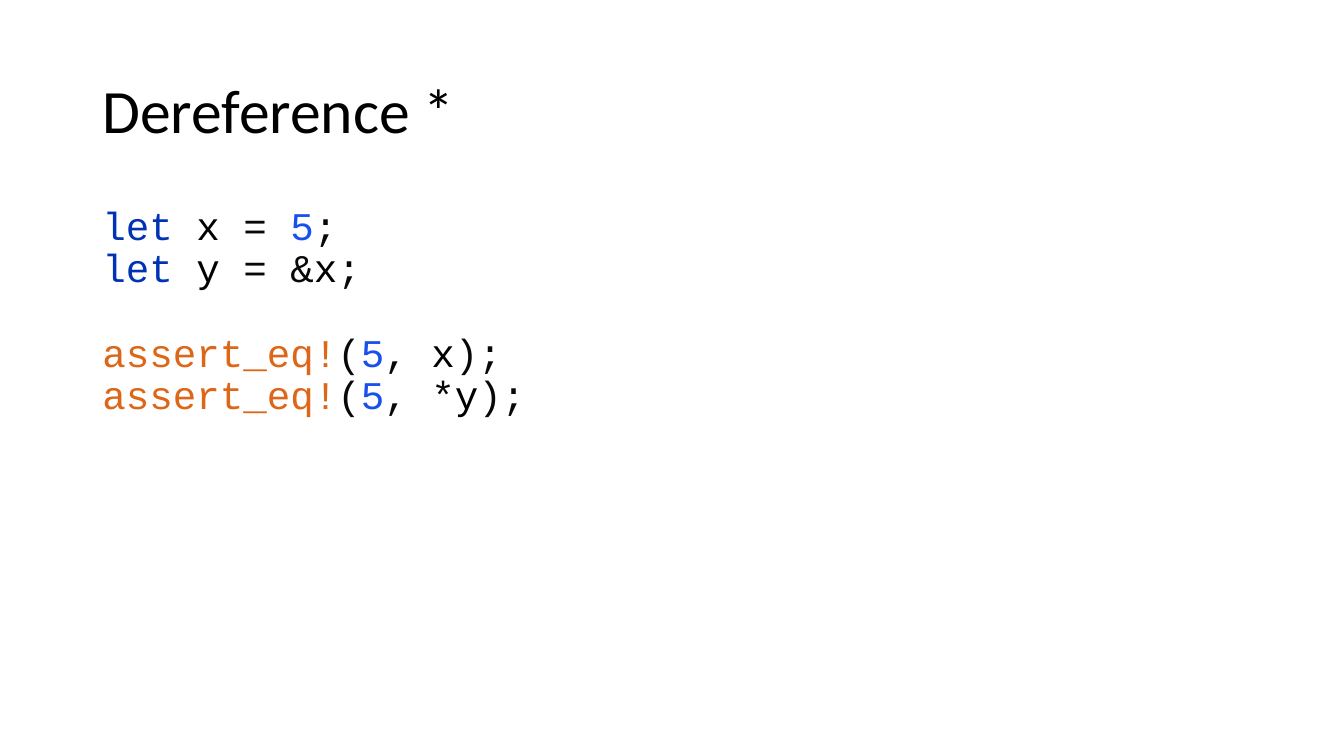
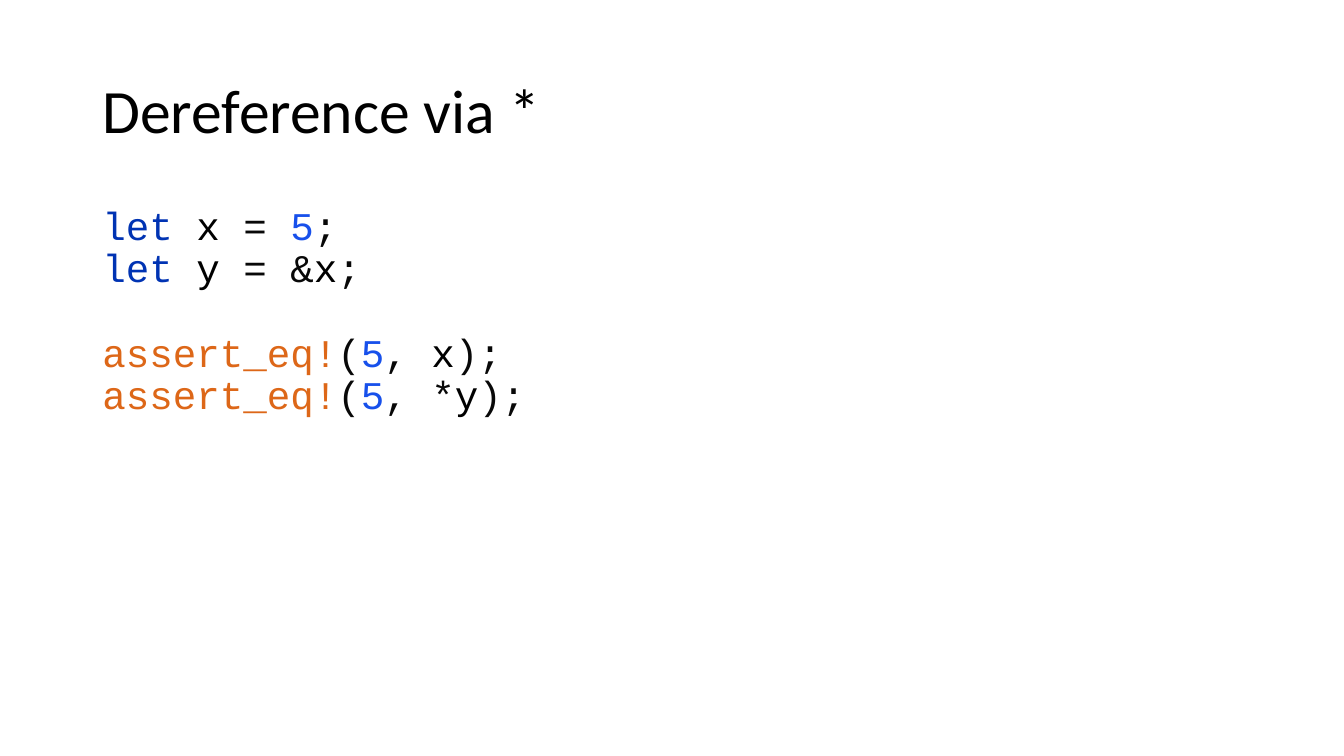
Before and after one commit to kugushev/course-rust-basics, a slide deck: slide 27 of src/02-Ownership/02-Ownership.pptx. Drawn at 1344x756 pixels with LibreOffice and Linux fonts; fonts in the diff are those of the drawing. Boxes give left, top, right and bottom in pixels: in the first picture for what was removed or moved away, otherwise in the second. Text is boxed around its words. In the diff, an @@ line names an element or a change of style, - is before the commit and + after.

```diff
--- a/src/02-Ownership/02-Ownership.pptx
+++ b/src/02-Ownership/02-Ownership.pptx
@@ title at bbox=[102, 90, 495, 134]: text changed @@
-Dereference *
+Dereference via *
```
Also in this commit, not shown: 4 other slides changed, 6 slides added.
